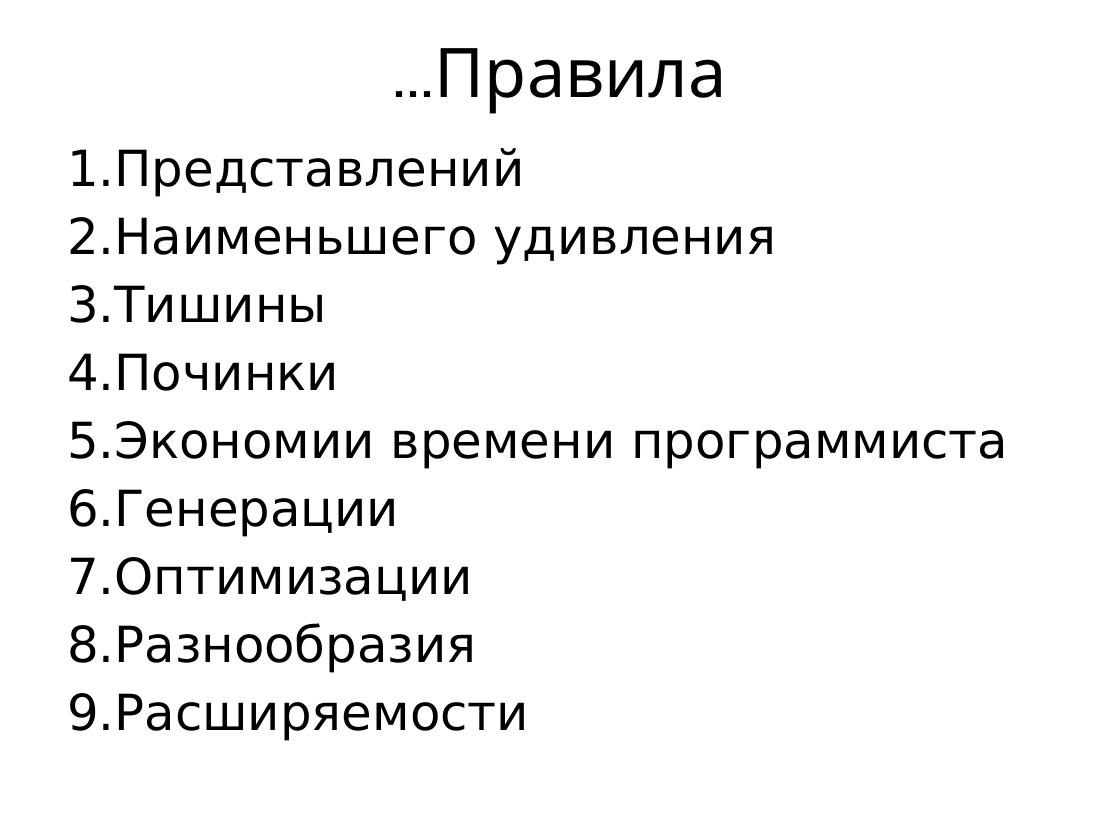
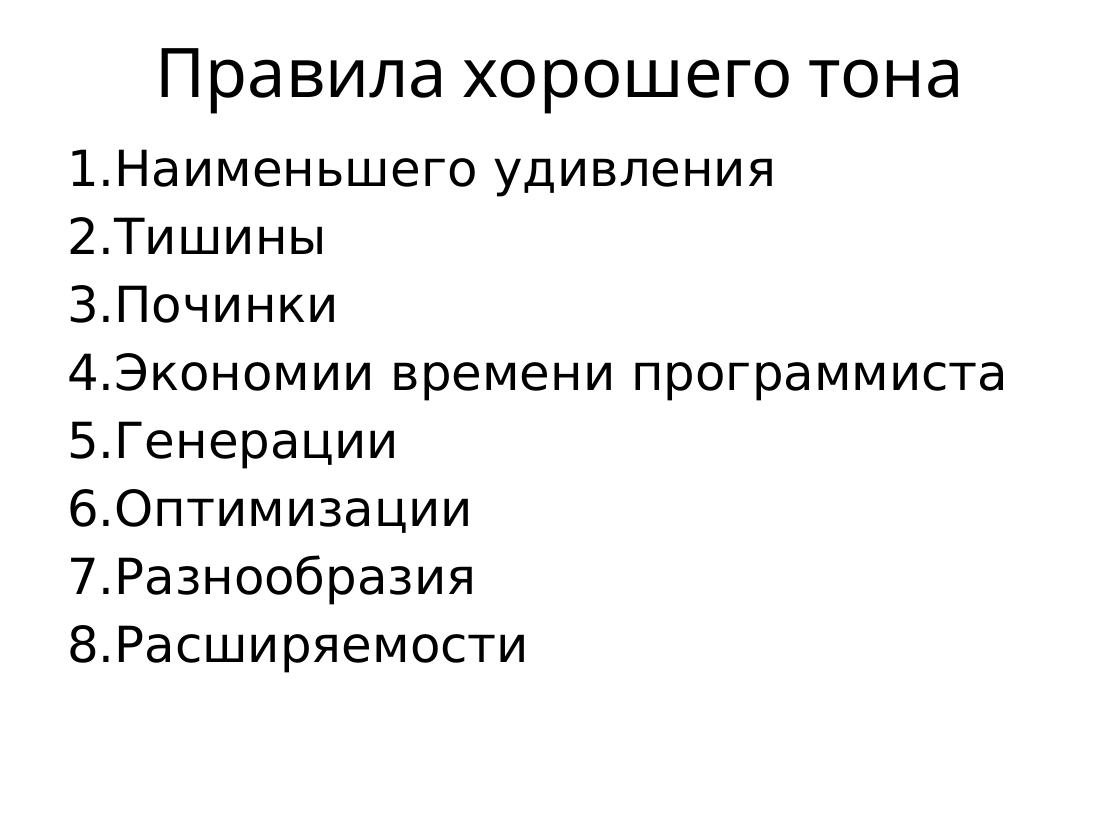
Before and after one commit to vseloved/kpi-spos, a slide deck: slide 6 of lec/11-unix/unix.ppt (slide 5 before the commit). Drawn at 1120x840 pixels with LibreOffice and Linux fonts; fonts in the diff are those of the drawing. Boxes give left, top, right and bottom in pixels: in the first picture for what was removed or moved away, otherwise in the second. Text is boxed around its words. In the diff, an @@ line names an element or a change of style, - is before the commit and + after.

```diff
--- a/lec/11-unix/unix.ppt
+++ b/lec/11-unix/unix.ppt
@@ title at (155, 48, 963, 114): text changed @@
-...Правила
+Правила хорошего тона
@@ text at (67, 148, 524, 197): paragraph removed @@
-1. Представлений
```
Also in this commit, not shown: 3 other slides changed, 3 slides added, 7 slides removed, 56 other files.
